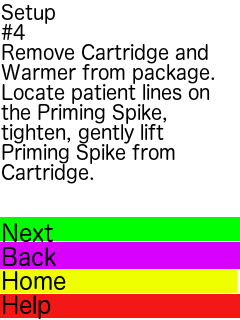
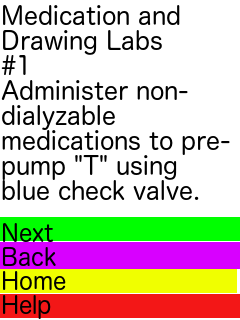
Before/after of a 240×320 layered artwork. What changed in the layer stack:
renamed "Setup ..." to "Medication and Drawing Labs ...", painted on it over [1, 4, 230, 200]
